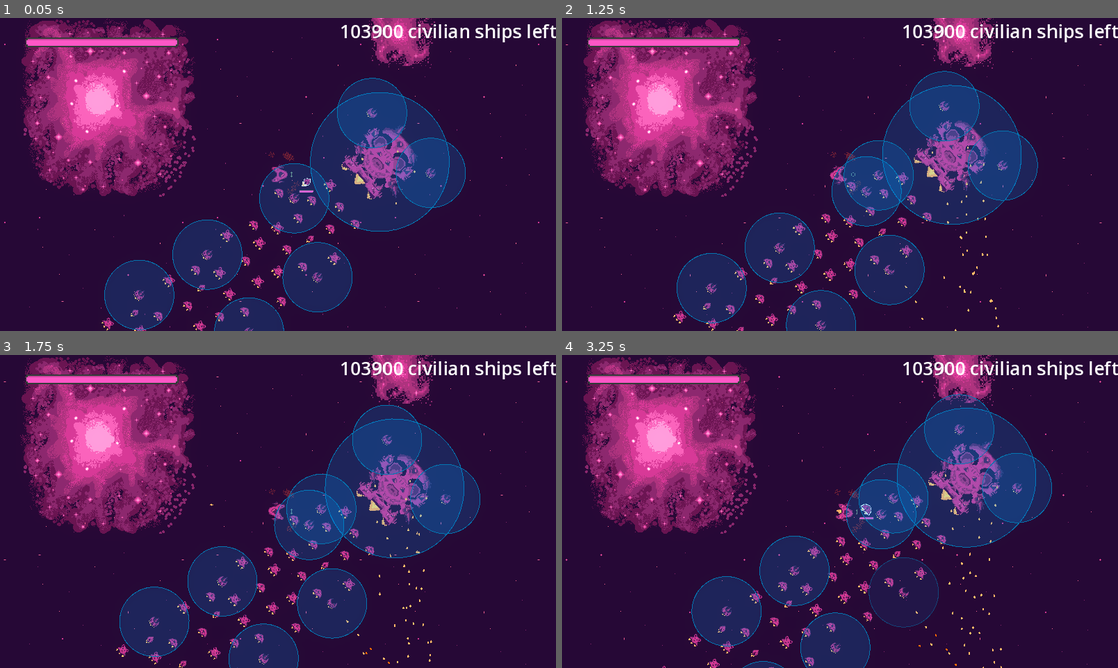
Above: before the commit, frames 1-4 (two rows, left to right).
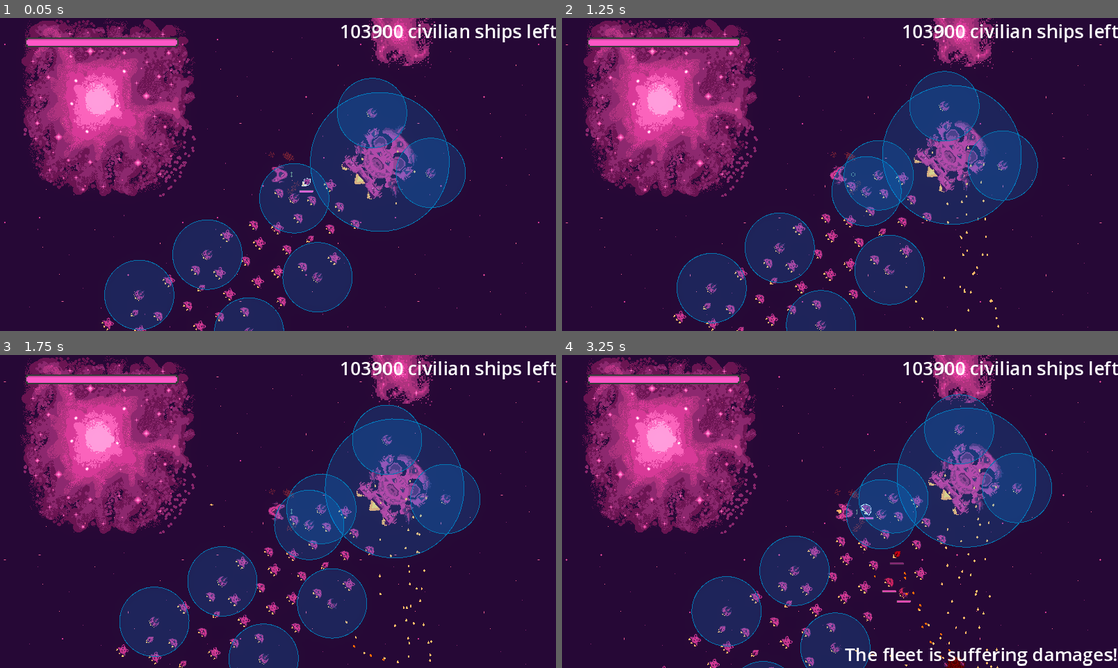
Above: after the commit, the same moments.

Repository: bear-minimum-studio/space-bear
Game: Godot game, scene res://Game.tscn
The game is run twice, just before and just after one commit, with the same random seed, the same clock (stepped at 60 frames per second) and the same inputs.
Inputs:
- Up to frame 1 (0.05 s): no input
- Up to frame 2 (1.25 s): tap Enter (upgrade) at 0.5 s; hold Right (turn_right) from 0.53 s (still down); tap Down (decelerate) at 0.6 s
- Up to frame 3 (1.75 s): release Right (turn_right) at 1.28 s; hold Ctrl (brake) from 1.28 s (still down); tap Space (fire) at 1.35 s
- Up to frame 4 (3.25 s): release Ctrl (brake) at 2.03 s; hold Right (turn_right) 2.03-2.78 s; hold G (grappling_hook) 2.03-2.78 s; hold Up (accelerate) from 2.78 s (still down); tap F (turret_fire) at 2.85 s

Frame 1 is identical in both runs. In frame 2, less than 0.1% of the frame differs, in the area x 51-79%, y 38-100%; in frame 3, 0.1%; in frame 4, 1.5%, in the area x 49-100%, y 27-100%.

Commit message:
feat: Add basic target following IA to ennemies

Diff:
--- a/npc/enemies/Enemy.gd
+++ b/npc/enemies/Enemy.gd
@@ -1,20 +1,43 @@
 extends "res://npc/AbstractShip.gd"
 
+@export_range(0.0,1.0) var proximity_ratio = 0.8
+
 @onready var turret = $Turret
+# TODO: Get real turret range
+@onready var turret_range = 250.0
+
+var targetted_ship: Node2D
+var _target_position_offset: Vector2
+
+func _ready():
+	pass
 
 func _physics_process(delta):
 	super._physics_process(delta)
+	_shoot_closest_flock_ship()
+	_set_targetted_positon()
+
+func _find_closest_flock_ship():
+	return Helpers.find_nearest_node(self, get_tree().get_nodes_in_group("flock"))
+
+func _shoot_closest_flock_ship():
 	var bodies: Array[Node2D] = turret.get_overlapping_bodies()
 	var flock_bodies = bodies.filter(func(body): return body.is_in_group("flock"))
 
 	var nearest_body = Helpers.find_nearest_node(self, flock_bodies)
 	if nearest_body != null:
 		turret.shoot_towards(self, nearest_body)
-		self.set_movement_target(self.global_position)
-	else:
-		var closest_ship = _find_closest_flock_ship()
-		if closest_ship != null:
-			self.set_movement_target(closest_ship.global_position)
 
-func _find_closest_flock_ship():
-	return Helpers.find_nearest_node(self, get_tree().get_nodes_in_group("flock"))
+func _set_targetted_positon():
+	if targetted_ship == null:
+		targetted_ship = _find_closest_flock_ship()
+
+		if targetted_ship == null:
+			set_movement_target(global_position)
+			return
+
+		var vect_to_target = targetted_ship.global_position - global_position
+		_target_position_offset = - proximity_ratio * turret_range * vect_to_target.normalized()
+
+	var target_position = targetted_ship.global_position + _target_position_offset
+	set_movement_target(target_position)
--- a/npc/enemies/Enemy.tscn
+++ b/npc/enemies/Enemy.tscn
@@ -12,6 +12,7 @@
 [node name="Enemy" groups=["enemy"] instance=ExtResource("1_oxqnl")]
 collision_layer = 2
 script = ExtResource("2_36u4k")
+proximity_ratio = 0.8
 
 [node name="Ship" parent="." index="0"]
 rotation = 1.57079
